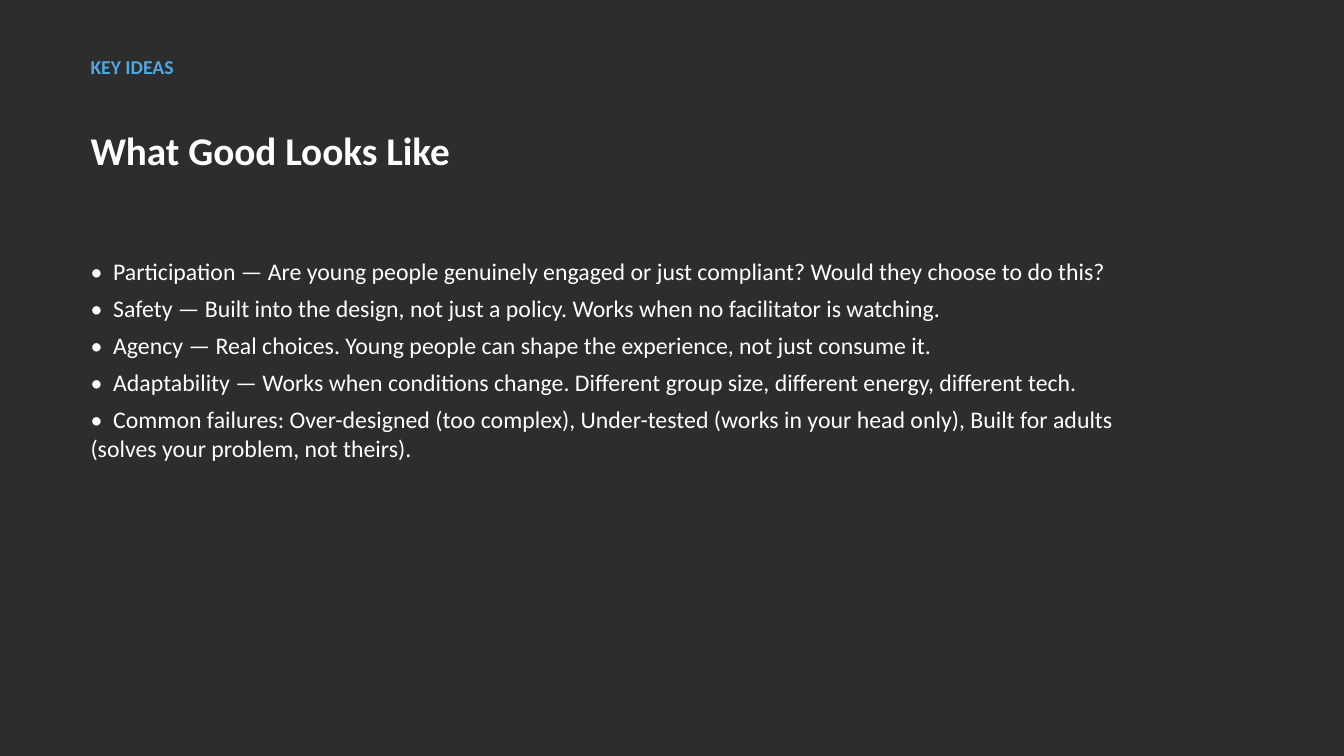
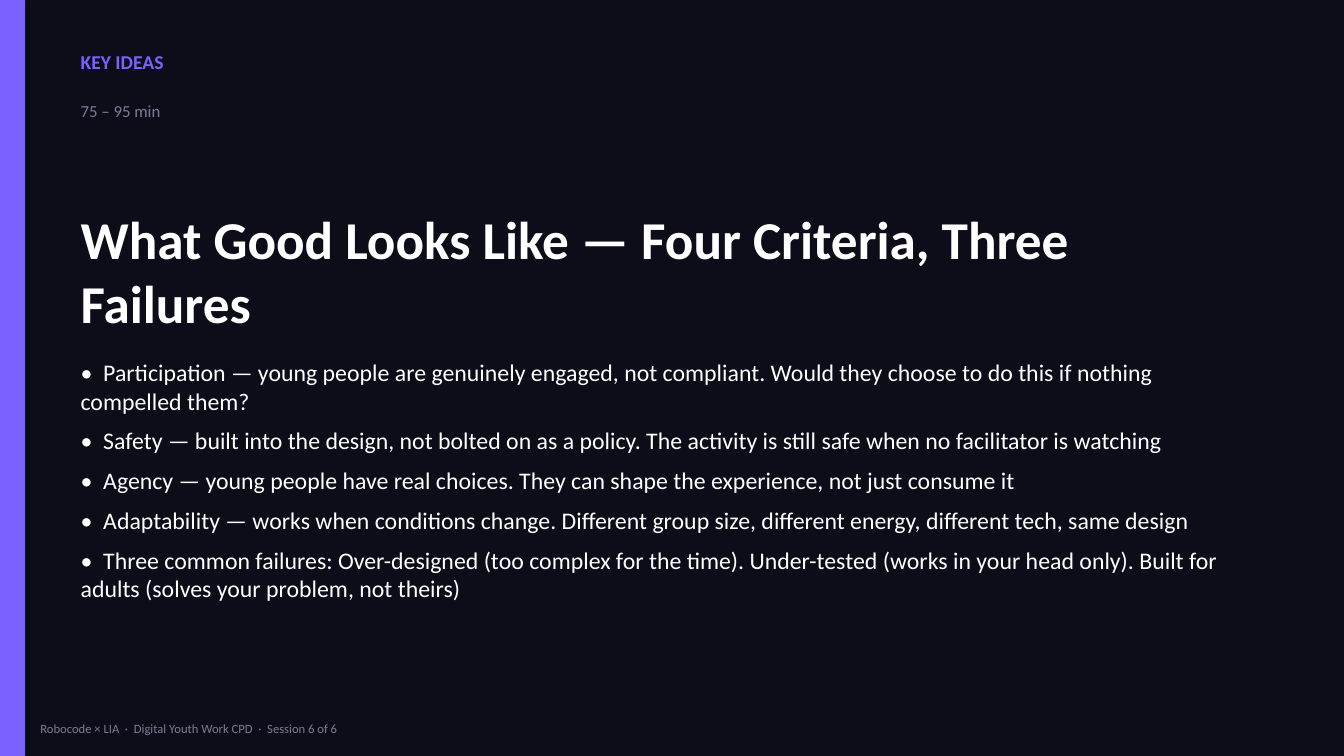
Before and after one commit to bh1ff/cpd-v2, a slide deck: slide 16 of assets/downloads/Session-6-Build-Something-Real.pptx (slide 8 before the commit). Drawn at 1344x756 pixels with LibreOffice and Linux fonts; fonts in the diff are those of the drawing. Boxes give left, top, right and bottom in pixels: in the first picture for what was removed or moved away, otherwise in the second. Text is boxed around its words. In the diff, an @@ line names an element or a change of style, - is before the commit and + after.

Commit message:
Session 6 rework: Build Something Real — build / test / iterate against 4 criteria
- 24 activities across D-A-K-D-C
- New LIA aim: leave with a working prototype to deploy with a real group in 4 weeks
- DISCOVER: Best Moment · Worst Moment · Quality Criteria Vote · Name a Good One · The Choose Test
- ACTIVITY: Define Your Group · Pick Your Tool · Build It (45 min strict) · One-Sentence Elevator · Self-Check · Readiness Stand-Up
- KEY IDEAS: Four criteria, three failures — Failure Mode Bingo · The 60-Second Rule · Whose Problem Are You Solving? · The Tool Dies Tomorrow Question
- DISCUSSION: Peer Test R1 · Iterate Fix One Thing · Peer Test R2 · Before vs After · The Critics' Circle
- CLOSING: Lightning Presentations · Programme Reflection · Final Takeaway · Deploy Date
- Opening Q: What does good digital youth work look like?
- Closing Q: If the tool changed tomorrow, what standards would still apply?
- Takeaway: deploy with real group within 4 weeks, write 1–2pp justification

```diff
--- a/assets/downloads/Session-6-Build-Something-Real.pptx
+++ b/assets/downloads/Session-6-Build-Something-Real.pptx
@@ background #2D2D2D to #0D0D1A @@
@@ rectangle added at (0, 0, 25, 756), fill #7B61FF @@
@@ text "KEY IDEAS" at (81, 56, 163, 69): text colour #4EA8E6 to #7B61FF @@
@@ text added at (81, 105, 160, 117), 12 pt, text #7B7B96 @@
+75 – 95 min
@@ text at (81, 221, 1069, 324): text changed; size 28 to 38 pt @@
-What Good Looks Like
+What Good Looks Like — Four Criteria, Three Failures
@@ text at (81, 364, 1217, 601): text changed @@
-• Participation — Are young people genuinely engaged or just compliant? Would they choose to do this?
-• Safety — Built into the design, not just a policy. Works when no facilitator is watching.
-• Agency — Real choices. Young people can shape the experience, not just consume it.
-• Adaptability — Works when conditions change. Different group size, different energy, different tech.
-• Common failures: Over-designed (too complex), Under-tested (works in your head only), Built for adults (solves your problem, not theirs).
+• Participation — young people are genuinely engaged, not compliant. Would they choose to do this if nothing compelled them?
+• Safety — built into the design, not bolted on as a policy. The activity is still safe when no facilitator is watching
+• Agency — young people have real choices. They can shape the experience, not just consume it
+• Adaptability — works when conditions change. Different group size, different energy, different tech, same design
+• Three common failures: Over-designed (too complex for the time). Under-tested (works in your head only). Built for adults (solves your problem, not theirs)
@@ text added at (40, 724, 337, 735), 9 pt, text #7B7B96 @@
+Robocode × LIA · Digital Youth Work CPD · Session 6 of 6
```
Also in this commit, not shown: 13 other slides changed, 18 slides added, 4 slides removed, 3 other files.
